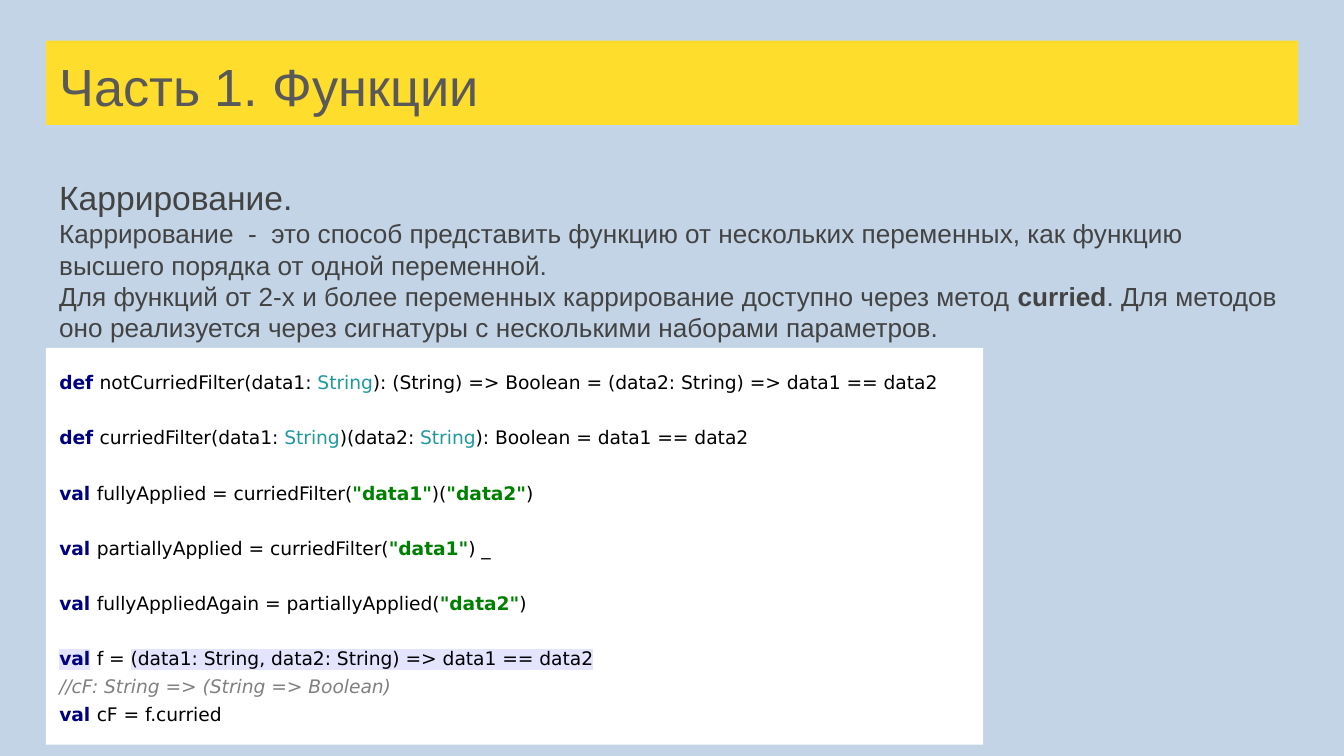
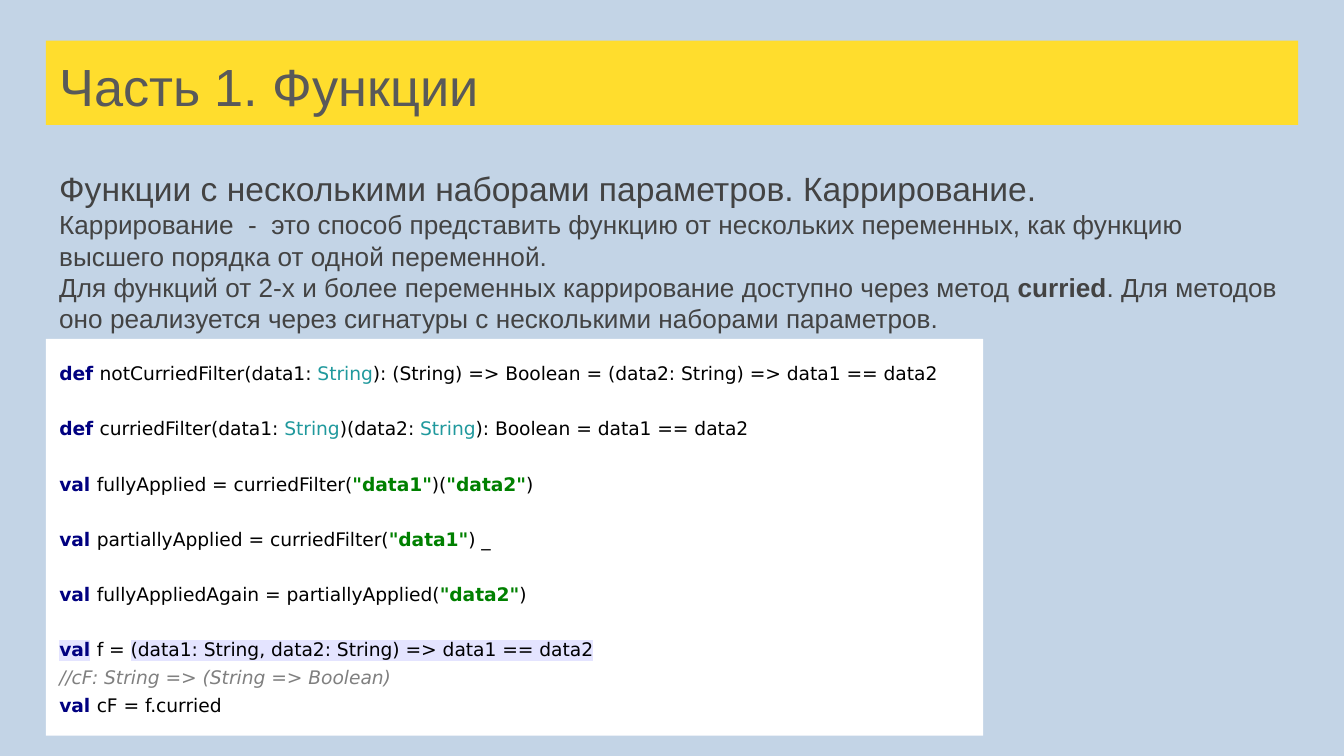
Before and after one commit to kiri11/scala-school, a slide deck: slide 25 of src/main/resources/Лекции Scala для FinTech.pptx. Drawn at 1344x756 pixels with LibreOffice and Linux fonts; fonts in the diff are those of the drawing. Boxes give left, top, right and bottom in pixels: in the first picture for what was removed or moved away, otherwise in the second. Text is boxed around its words. In the diff, an @@ line names an element or a change of style, - is before the commit and + after.

Commit message:
Fix in SQLAPI and Computation fix typos in lectures

```diff
--- a/src/main/resources/Лекции Scala для FinTech.pptx
+++ b/src/main/resources/Лекции Scala для FinTech.pptx
@@ text "Функции с несколькими наборами параметров. ...": place and size @@
-text "Функции с несколькими наборами параметров. ..." at box(59, 187, 1276, 343)
+text "Функции с несколькими наборами параметров. ..." at box(59, 176, 1276, 334)
@@ text at box(59, 176, 1036, 208): text changed @@
-Каррирование.
+Функции с несколькими наборами параметров. Каррирование.
@@ rectangle "def notCurriedFilter(data1: String): (String) => ...": place and size @@
-rectangle "def notCurriedFilter(data1: String): (String) => ..." at box(46, 348, 982, 745)
+rectangle "def notCurriedFilter(data1: String): (String) => ..." at box(46, 339, 982, 735)
```
Also in this commit, not shown: 7 other slides changed, 3 other files.
